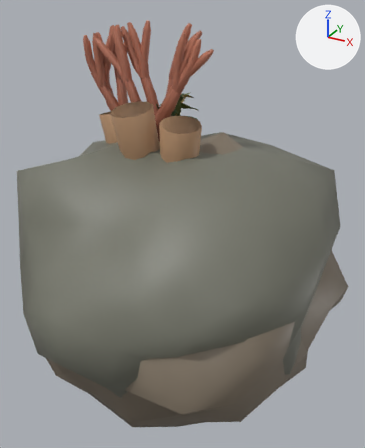
One commit to the glTF model public/assets/ocean/reef-forms.glb: the scene before it, then after it.
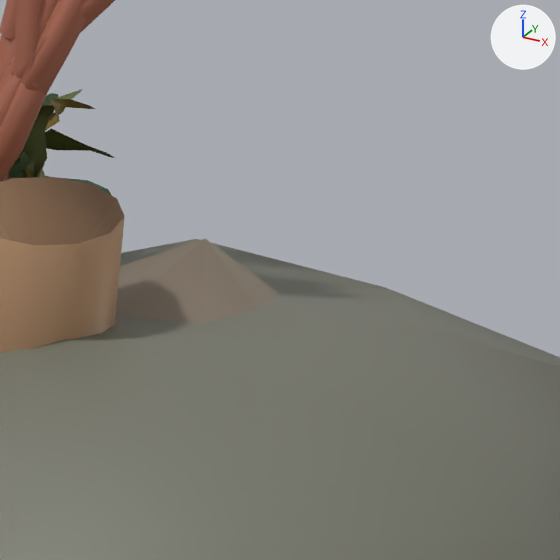
Each version is shown whole from a 50 mm camera at (1.47, -2.54, 1.59) aimed at (0.06, 0.02, 0.31), then close up on the part from 46% to 87% of the width and 15% to 49% of the height. The lights are fixed; the arrows at upper right show +X, +Y and +Z. The older version's two pictures come first.

In view in the first close-up: 'branching-colony', 'kelp-column', 'reef-block', 'reef-outcrop', 'tube-sponge'.
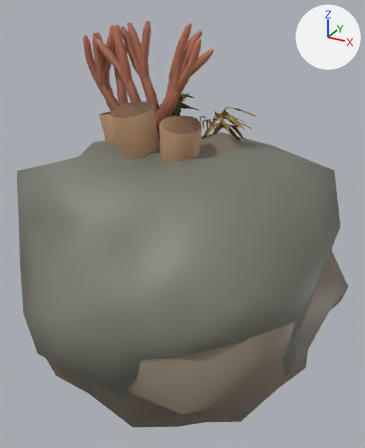
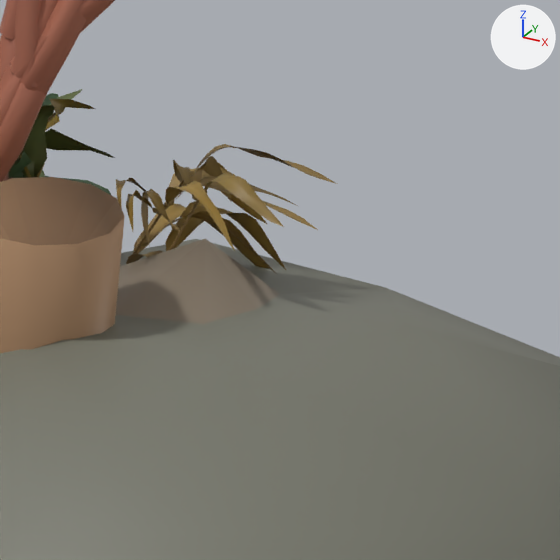
Boxes (x1, y1, x2, y2) around the edits, measured in the close-ups (560 x 560 px):
```json
{"object": "coastal-kelp", "change": "added", "after": [116, 144, 337, 274], "on screen": "brown"}
```

Scene script edits in JSON lines:
```json
{"op": "add", "block": "mat_defaultmaterial_007", "code": ["mat_defaultmaterial_007 = bpy.data.materials.new('DefaultMaterial.007')", "mat_defaultmaterial_007.use_nodes = True; mat_defaultmaterial_007.node_tree.nodes.clear()", "_N = mat_defaultmaterial_007.node_tree.nodes; _L = mat_defaultmaterial_007.node_tree.links", "n0 = _N.new('ShaderNodeOutputMaterial'); n0.name = 'Material Output'", "n1 = _N.new('ShaderNodeBsdfPrincipled'); n1.name = 'Principled BSDF'", "n2 = _N.new('ShaderNodeVertexColor'); n2.name = 'Color Attribute'", "_L.new(n1.outputs[0], n0.inputs[0])  # 'BSDF' to 'Surface'", "_L.new(n2.outputs[0], n1.inputs[0])  # 'Color' to 'Base Color'"]}
{"op": "add", "block": "me_coastal_kelp", "code": ["me_coastal_kelp = bpy.data.meshes.new('coastal-kelp')", "me_coastal_kelp.from_pydata(...)  # 5633 vertices, 8436 faces; spans x -0.144..0.48, y -0.263..0.321, z -0.044..1.044", "me_coastal_kelp.materials.append(mat_defaultmaterial_007)"]}
{"op": "add", "block": "ob_coastal_kelp", "code": ["ob_coastal_kelp = bpy.data.objects.new('coastal-kelp', me_coastal_kelp)", "ob_coastal_kelp.location = (0.0, 0.0, 0.0)"]}
```
